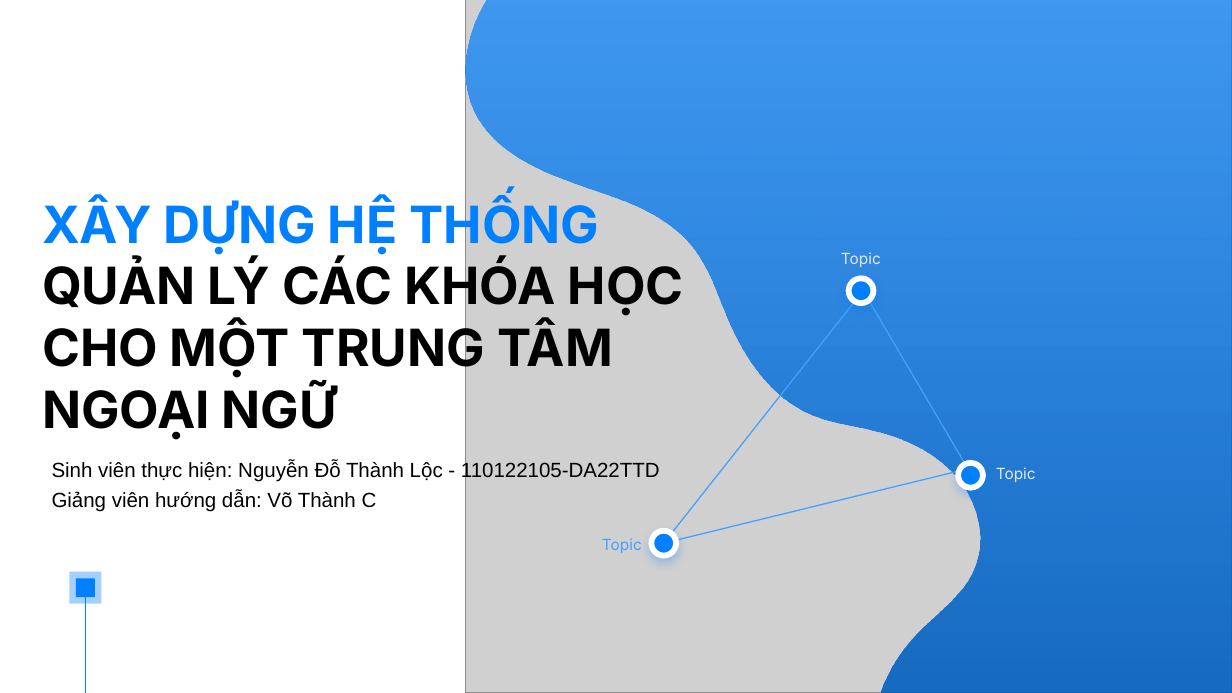
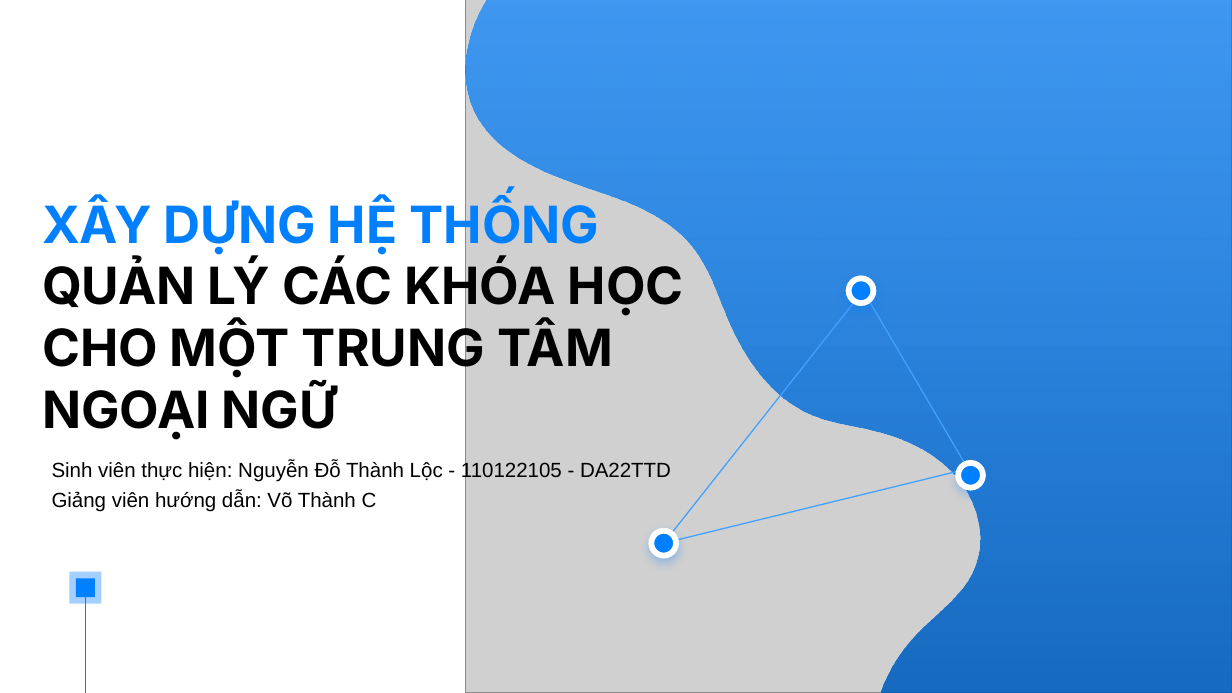
Before and after one commit to nguyendothanhloc/nguyendothanhloc-tn-da22ttd-110122105-nguyendothanhloc-xaydunghethongcotichhoptrolyaochottnn, a slide deck: slide 1 of docs/Slile.pptx. Drawn at 1232x693 pixels with LibreOffice and Linux fonts; fonts in the diff are those of the drawing; grey boxes stand for pictures; background and template pictures are left out. Boxes give left, top, right and bottom in pixels: in the first picture for what was removed or moved away, otherwise in the second. Text is boxed around its words. In the diff, an @@ line names an element or a change of style, - is before the commit and + after.

```diff
--- a/docs/Slile.pptx
+++ b/docs/Slile.pptx
@@ text removed at <box>841,252,881,267</box> @@
-Topic
@@ text at <box>52,461,671,482</box>: spaces changed @@
-Sinh viên thực hiện: Nguyễn Đỗ Thành Lộc - 110122105-DA22TTD
+Sinh viên thực hiện: Nguyễn Đỗ Thành Lộc - 110122105 - DA22TTD
@@ text removed at <box>996,467,1036,482</box> @@
-Topic
@@ text removed at <box>602,538,642,553</box> @@
-Topic
```
Also in this commit, not shown: 7 other slides changed, 2 slides added.
